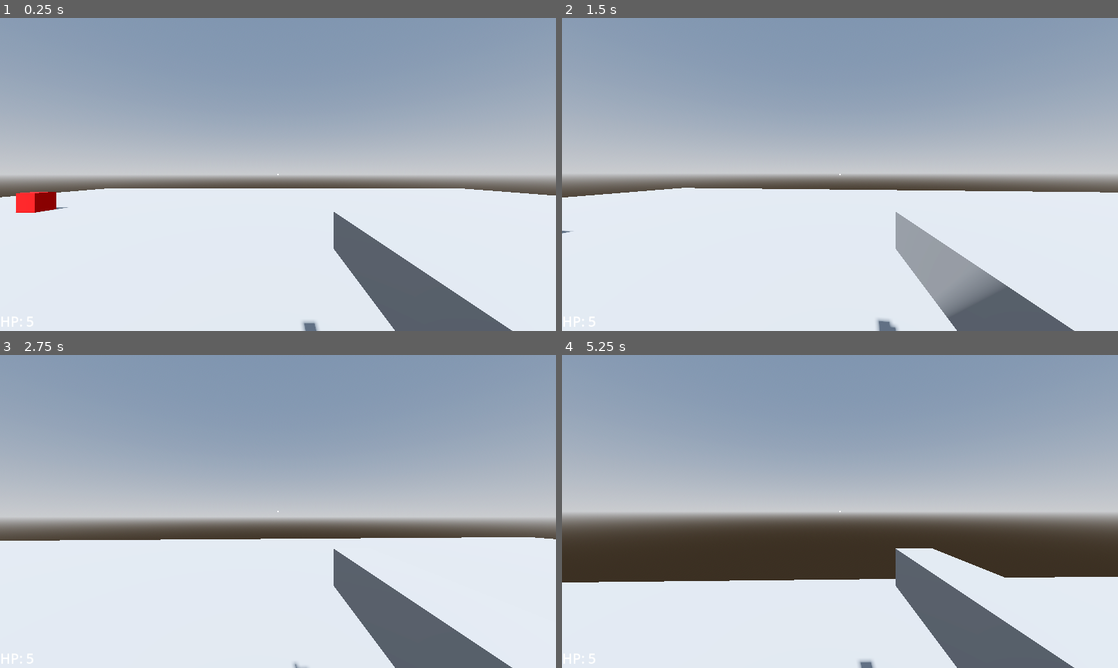
Above: before the commit, frames 1-4 (two rows, left to right).
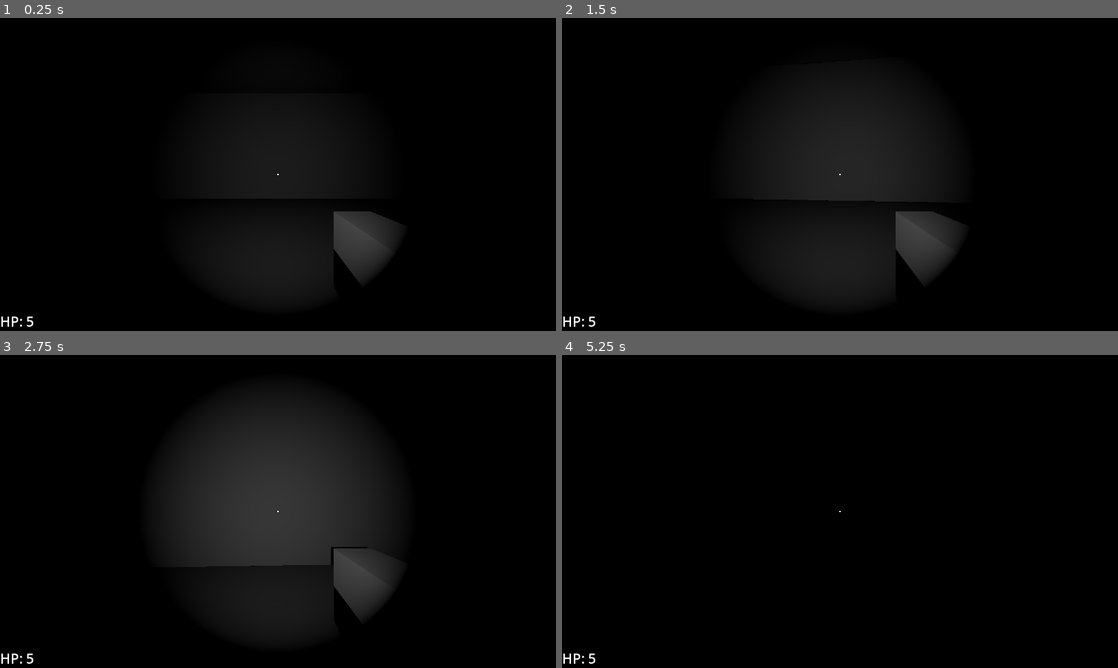
Above: after the commit, the same moments.

Repository: EnderiousGaming/R0-0TRoguelike
Game: Godot game, scene res://scenes/world.tscn
Two runs of this game, one before a commit and one after it. Both use one fixed random seed, a clock stepped at 60 frames per second and the inputs below.
Inputs (mouse positions are in pixels of both pictures, inside the frame that each line leads up to):
- Up to frame 1 (0.25 s): no input
- Up to frame 2 (1.5 s): tap Enter (ui_accept) at 0.5, 0.77 s; move the mouse to (867, 174) at 0.52 s; hold Up (ui_up) from 0.53 s (still down); click (867, 174) at 0.6 s; move the mouse to (812, 174) at 1.27 s; click (812, 174) at 1.35 s
- Up to frame 3 (2.75 s): keep holding Up (ui_up); tap Enter (ui_accept) at 1.52 s; move the mouse to (289, 505) at 2.02 s; click (289, 505) at 2.1 s
- Up to frame 4 (5.25 s): keep holding Up (ui_up); tap Enter (ui_accept) at 2.75, 3.02, 3.77, 4.52 s; move the mouse to (834, 517) at 2.77 s; click (834, 517) at 2.85 s; move the mouse to (878, 514) at 3.52 s; click (878, 514) at 3.6 s; move the mouse to (795, 508) at 4.27 s; click (795, 508) at 4.35 s; move the mouse to (845, 511) at 5.02 s; click (845, 511) at 5.1 s

The runs differ from the first frame. In frame 1, 100% of the frame differs, in the area x 0-100%, y 0-100%; in frame 2, 100%; in frame 3, 100%; in frame 4, 100%.

Commit message:
Changed platform to room, added dark atmosphere, added flashlight, randomized enemy spawns, added temporarily infinite enemy waves

Diff:
--- a/scenes/enemy.gd
+++ b/scenes/enemy.gd
@@ -2,6 +2,7 @@
 
 var health = 3
 const SPEED = 3.0
+var gravity = ProjectSettings.get_setting("physics/3d/default_gravity")
 var player = null
 
 func _ready():
@@ -14,7 +15,11 @@
 	else:
 		print("Target Acquired: Hunting R0-0T.")
 
-func _physics_process(_delta): # Warning fixed here!
+func _physics_process(delta):
+	# Apply gravity if the virus is in the air
+	if not is_on_floor():
+		velocity.y -= gravity * delta
+
 	# If the player exists, hunt them down
 	if player:
 		var direction = (player.global_position - global_position).normalized()
@@ -23,7 +28,8 @@
 		velocity.x = direction.x * SPEED
 		velocity.z = direction.z * SPEED
 
-		move_and_slide()
+	# Move the enemy
+	move_and_slide()
 
 # --- COMBAT LOGIC ---
 func take_damage(amount):
--- a/scenes/player.tscn
+++ b/scenes/player.tscn
@@ -33,6 +33,11 @@
 [node name="RayCast3D" type="RayCast3D" parent="Head/Camera3D" unique_id=1732086380]
 target_position = Vector3(0, 0, -50)
 
+[node name="SpotLight3D" type="SpotLight3D" parent="Head/Camera3D" unique_id=202018465]
+shadow_enabled = true
+spot_range = 30.0
+spot_angle = 35.0
+
 [node name="HUD" type="CanvasLayer" parent="." unique_id=961869898]
 
 [node name="Crosshair" type="ColorRect" parent="HUD" unique_id=282467951]
--- /dev/null
+++ b/scenes/wave_director.gd
@@ -0,0 +1,27 @@
+extends Node3D
+
+@export var enemy_scene: PackedScene
+var spawn_points = []
+
+func _ready():
+	# Search the level for every node we tagged as a spawn_point
+	spawn_points = get_tree().get_nodes_in_group("spawn_point")
+
+	if spawn_points.is_empty():
+		print("DIRECTOR ERROR: No spawn points found in the level!")
+	else:
+		print("Wave Director Online. Commencing virus drops...")
+
+# This function will trigger every time the Timer hits 0
+func _on_timer_timeout():
+	if spawn_points.is_empty() or enemy_scene == null:
+		return
+
+	var random_spawn = spawn_points.pick_random()
+	var new_enemy = enemy_scene.instantiate()
+
+	# 1. Add it to the physical game world FIRST
+	get_parent().add_child(new_enemy)
+
+	# 2. NOW move it to the correct coordinates
+	new_enemy.global_position = random_spawn.global_position
--- a/scenes/world.tscn
+++ b/scenes/world.tscn
@@ -2,41 +2,44 @@
 
 [ext_resource type="PackedScene" uid="uid://bjifcg4kkf0n6" path="res://scenes/player.tscn" id="1_nnsk1"]
 [ext_resource type="PackedScene" uid="uid://cxcouiuwfd02w" path="res://scenes/enemy.tscn" id="2_rwgxs"]
-
-[sub_resource type="ProceduralSkyMaterial" id="ProceduralSkyMaterial_nnsk1"]
-sky_horizon_color = Color(0.66224277, 0.6717428, 0.6867428, 1)
-ground_horizon_color = Color(0.66224277, 0.6717428, 0.6867428, 1)
-
-[sub_resource type="Sky" id="Sky_rwgxs"]
-sky_material = SubResource("ProceduralSkyMaterial_nnsk1")
+[ext_resource type="Script" uid="uid://kdlyvtmm25uf" path="res://scenes/wave_director.gd" id="3_4wyf3"]
 
 [sub_resource type="Environment" id="Environment_4wyf3"]
-background_mode = 2
-sky = SubResource("Sky_rwgxs")
-tonemap_mode = 2
-glow_enabled = true
+background_mode = 1
+ambient_light_source = 2
 
 [node name="World" type="Node3D" unique_id=928174374]
 
 [node name="WorldEnvironment" type="WorldEnvironment" parent="." unique_id=857040349]
 environment = SubResource("Environment_4wyf3")
 
-[node name="DirectionalLight3D" type="DirectionalLight3D" parent="." unique_id=258322327]
-transform = Transform3D(1, 0, 0, 0, 0.7071068, 0.7071068, 0, -0.7071068, 0.7071068, 0, 8.614286, 10.225177)
-shadow_enabled = true
-
 [node name="CSGBox3D" type="CSGBox3D" parent="." unique_id=96458215]
+transform = Transform3D(1, 0, 0, 0, 1, 0, 0, 0, 1, 0, 5, 0)
 use_collision = true
-size = Vector3(50, 1, 50)
+flip_faces = true
+size = Vector3(30, 10, 30)
 
 [node name="Player" parent="." unique_id=665301636 instance=ExtResource("1_nnsk1")]
 transform = Transform3D(1, 0, 0, 0, 1, 0, 0, 0, 1, -0.9011092, 1.6220384, 4.196512)
 
-[node name="Enemy" parent="." unique_id=1355696254 instance=ExtResource("2_rwgxs")]
-transform = Transform3D(1, 0, 0, 0, 1, 0, 0, 0, 1, -17.802523, 1, 9.905136)
+[node name="SpawnPoint1" type="Marker3D" parent="." unique_id=920363747 groups=["spawn_point"]]
+transform = Transform3D(1, 0, 0, 0, 1, 0, 0, 0, 1, -12.23715, 1.1726885, -11.881229)
 
-[node name="Enemy2" parent="." unique_id=227273080 instance=ExtResource("2_rwgxs")]
-transform = Transform3D(1, 0, 0, 0, 1, 0, 0, 0, 1, -15.400453, 1, 3.3740954)
+[node name="SpawnPoint2" type="Marker3D" parent="." unique_id=1351586185 groups=["spawn_point"]]
+transform = Transform3D(1, 0, 0, 0, 1, 0, 0, 0, 1, -12.23715, 1.1726885, 12.727886)
 
-[node name="Enemy3" parent="." unique_id=901211199 instance=ExtResource("2_rwgxs")]
-transform = Transform3D(1, 0, 0, 0, 1, 0, 0, 0, 1, -14.585904, 0.99999905, -7.3681755)
+[node name="SpawnPoint3" type="Marker3D" parent="." unique_id=1738373226 groups=["spawn_point"]]
+transform = Transform3D(1, 0, 0, 0, 1, 0, 0, 0, 1, 12.204111, 1.1726885, -11.881229)
+
+[node name="SpawnPoint4" type="Marker3D" parent="." unique_id=1129416828 groups=["spawn_point"]]
+transform = Transform3D(1, 0, 0, 0, 1, 0, 0, 0, 1, 12.802603, 1.1726885, 9.608738)
+
+[node name="WaveDirector" type="Node3D" parent="." unique_id=1922651044]
+script = ExtResource("3_4wyf3")
+enemy_scene = ExtResource("2_rwgxs")
+
+[node name="Timer" type="Timer" parent="WaveDirector" unique_id=1185196142]
+wait_time = 2.0
+autostart = true
+
+[connection signal="timeout" from="WaveDirector/Timer" to="WaveDirector" method="_on_timer_timeout"]
Not shown, changed: export_presets.cfg
Not shown, added: scenes/wave_director.gd.uid
